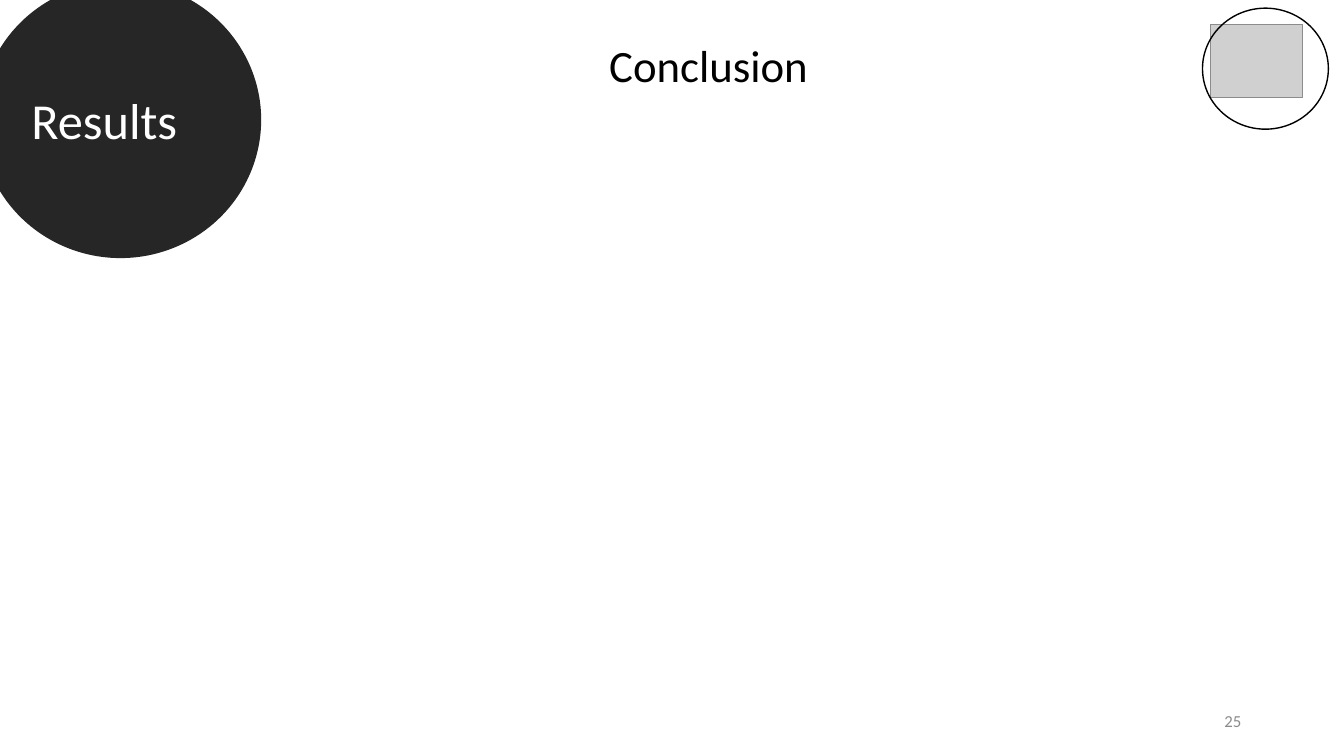
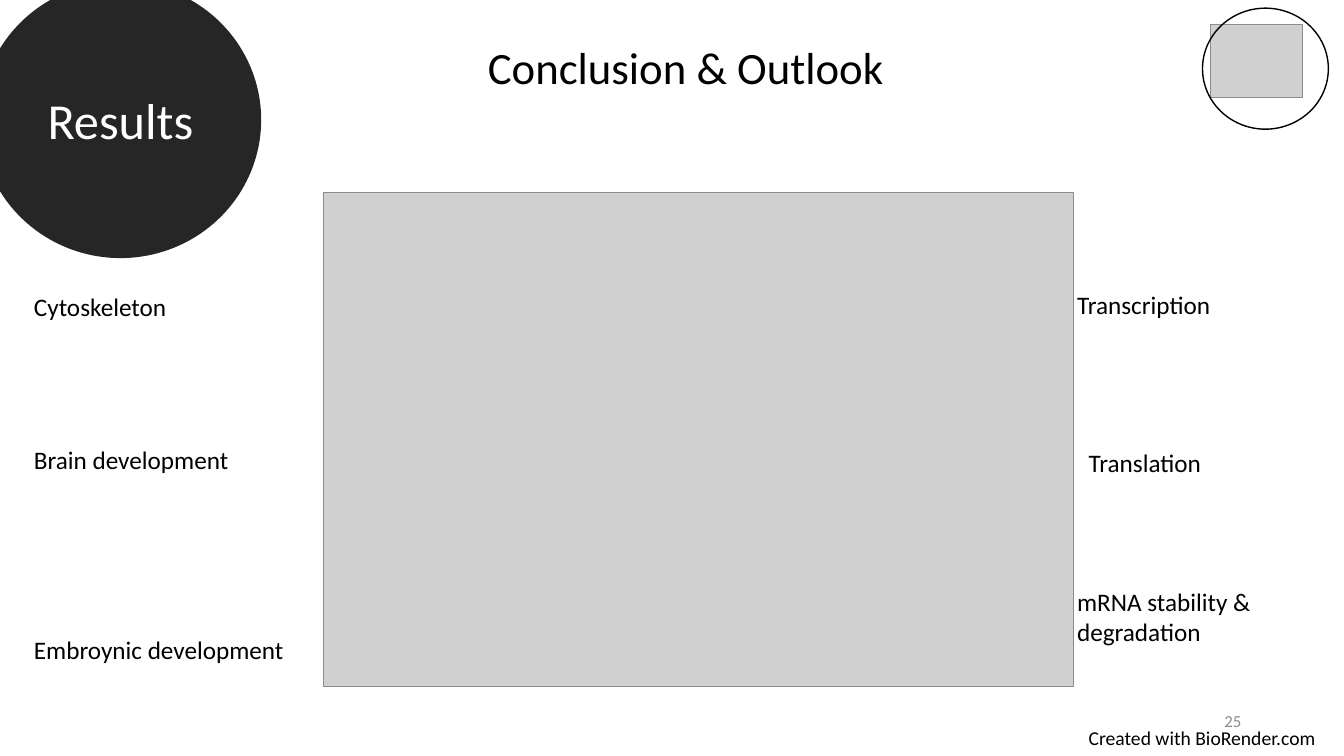
Before and after one commit to datascience-mobi-2022/2022-topic-03-team-05, a slide deck: slide 25 of Final presentation outline & temporary draft.pptx. Drawn at 1344x756 pixels with LibreOffice and Linux fonts; fonts in the diff are those of the drawing; grey boxes stand for pictures. Boxes give left, top, right and bottom in pixels: in the first picture for what was removed or moved away, otherwise in the second. Text is boxed around its words. In the diff, an @@ line names an element or a change of style, - is before the commit and + after.

```diff
--- a/Final presentation outline & temporary draft.pptx
+++ b/Final presentation outline & temporary draft.pptx
@@ ellipse "Results" at (0,0,261,257): alignment left to centre @@
@@ text at (488,53,883,85): text changed @@
-Conclusion
+Conclusion & Outlook
@@ picture added at (324,193,1075,687) @@
@@ text added at (34,298,166,320), 18 pt, text #000000 @@
+Cytoskeleton
@@ text added at (1077,296,1210,318), 18 pt, text #000000 @@
+Transcription
@@ text added at (34,451,229,473), 18 pt, text #000000 @@
+Brain development
@@ text added at (1089,454,1201,473), 18 pt, text #000000 @@
+Translation
@@ text added at (1077,593,1227,646), 18 pt, text #000000 @@
+mRNA stability & degradation
@@ text added at (34,641,284,663), 18 pt, text #000000 @@
+Embroynic development
@@ text added at (1089,731,1315,745), 14 pt, text #000000 @@
+Created with BioRender.com
```
Also in this commit, not shown: 4 other slides changed, 1 slide added, 1 slide removed.
